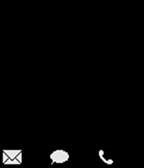
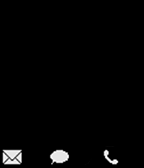
Before/after of a (144, 168) layered artwork. What changed in the layer stack:
painted on "Icons" over left=98, top=146, right=119, bottom=165
